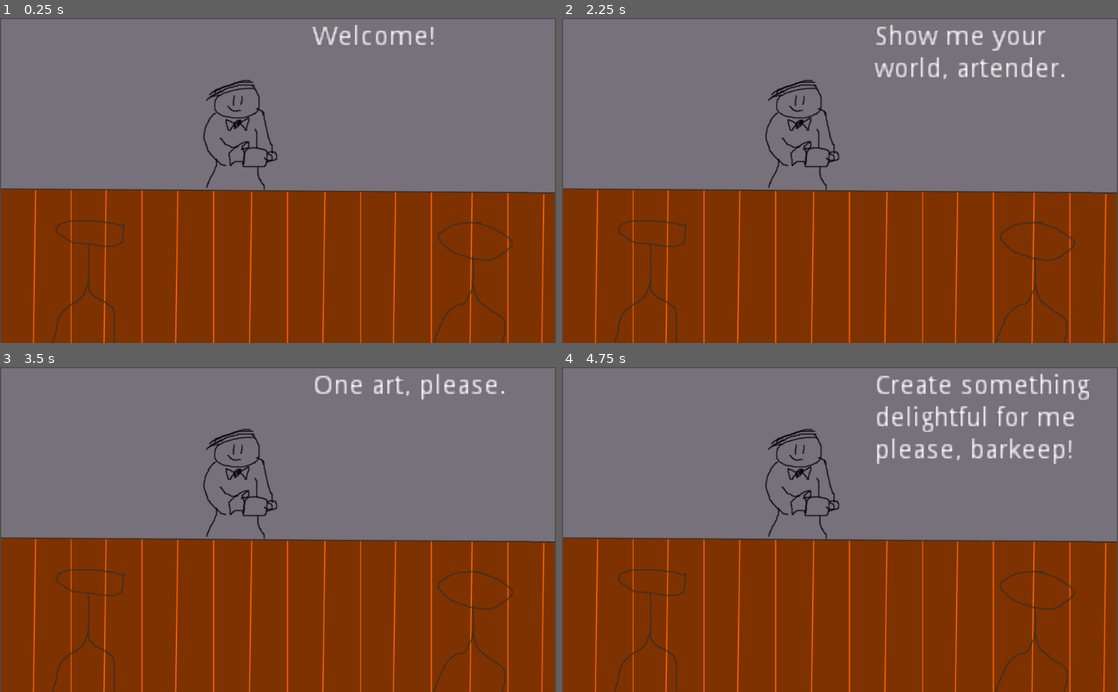
Above: before the commit, frames 1-4 (two rows, left to right).
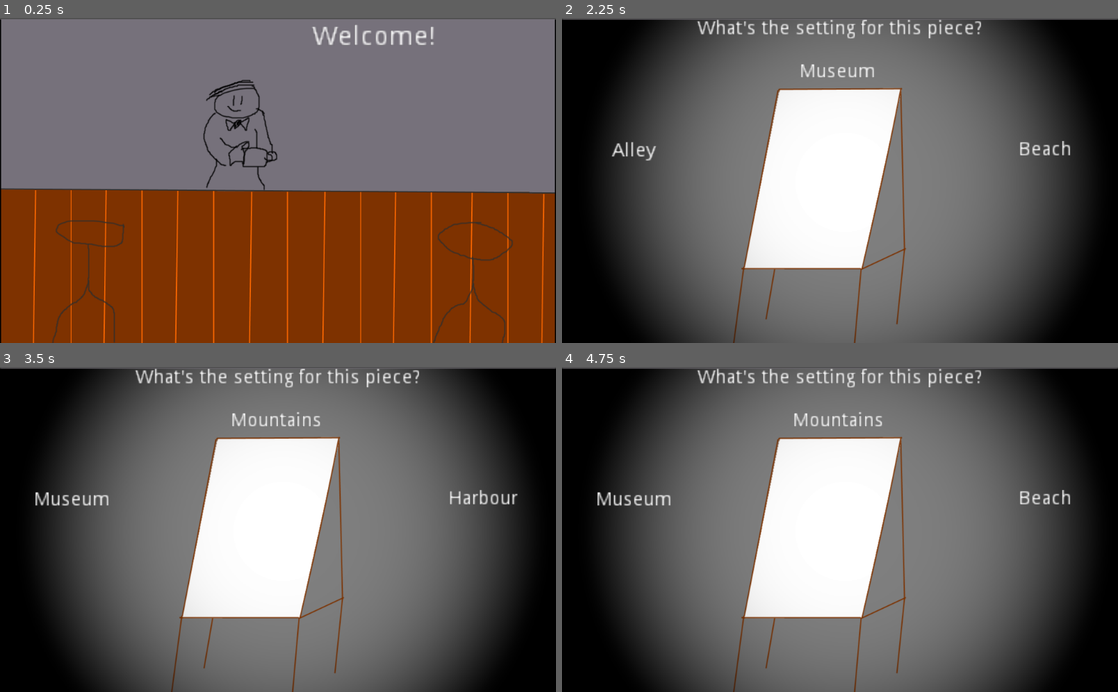
Above: after the commit, the same moments.

Repository: Verslapper/Artender
Game: Godot game, scene res://Main.tscn
Two runs of this game, one before a commit and one after it. Both use one fixed random seed, a clock stepped at 60 frames per second and the inputs below.
Inputs:
- Up to frame 1 (0.25 s): no input
- Up to frame 2 (2.25 s): tap Enter (ui_accept) at 0.5, 0.6, 0.77, 1.07, 1.35, 1.52, 1.82, 2.1 s
- Up to frame 3 (3.5 s): tap Enter (ui_accept) at 2.75, 2.85, 3.02, 3.32 s
- Up to frame 4 (4.75 s): tap Enter (ui_accept) at 3.6, 3.77, 4.07, 4.35, 4.52 s

The runs differ from the first frame. In frame 1, 0.5% of the frame differs, in the area x 0-100%, y 0-100%; in frame 2, 83%; in frame 3, 82%; in frame 4, 83%.

Commit message:
Added easel mode

Diff:
--- /dev/null
+++ b/EaselHUD.tscn
@@ -0,0 +1,121 @@
+[gd_scene load_steps=2 format=2]
+
+[ext_resource path="res://assets/easel.png" type="Texture" id=1]
+
+[node name="EaselHUD" type="CanvasLayer" index="0"]
+
+layer = 3
+offset = Vector2( 0, 0 )
+rotation = 0.0
+scale = Vector2( 1, 1 )
+transform = Transform2D( 1, 0, 0, 1, 0, 0 )
+
+[node name="QuestionLabel" type="Label" parent="." index="0"]
+
+anchor_left = 0.0
+anchor_top = 0.0
+anchor_right = 0.0
+anchor_bottom = 0.0
+margin_left = 170.0
+margin_top = 3.0
+margin_right = 445.0
+margin_bottom = 20.0
+rect_scale = Vector2( 2.5, 2.5 )
+rect_pivot_offset = Vector2( 0, 0 )
+rect_clip_content = false
+mouse_filter = 2
+mouse_default_cursor_shape = 0
+size_flags_horizontal = 1
+size_flags_vertical = 4
+text = "What's the setting for this piece?"
+align = 1
+autowrap = true
+percent_visible = 1.0
+lines_skipped = 0
+max_lines_visible = -1
+_sections_unfolded = [ "Grow Direction", "Rect" ]
+
+[node name="AnswerLeftLabel" type="Label" parent="." index="1"]
+
+anchor_left = 0.0
+anchor_top = 0.0
+anchor_right = 0.0
+anchor_bottom = 0.0
+margin_left = 25.0
+margin_top = 196.0
+margin_right = 112.0
+margin_bottom = 237.0
+rect_scale = Vector2( 2.5, 2.5 )
+rect_pivot_offset = Vector2( 0, 0 )
+rect_clip_content = false
+mouse_filter = 2
+mouse_default_cursor_shape = 0
+size_flags_horizontal = 1
+size_flags_vertical = 4
+text = "Answer Left"
+align = 1
+valign = 1
+autowrap = true
+percent_visible = 1.0
+lines_skipped = 0
+max_lines_visible = -1
+_sections_unfolded = [ "Rect" ]
+
+[node name="AnswerUpLabel" type="Label" parent="." index="2"]
+
+anchor_left = 0.0
+anchor_top = 0.0
+anchor_right = 0.0
+anchor_bottom = 0.0
+margin_left = 400.0
+margin_top = 50.0
+margin_right = 487.0
+margin_bottom = 91.0
+rect_scale = Vector2( 2.5, 2.5 )
+rect_pivot_offset = Vector2( 0, 0 )
+rect_clip_content = false
+mouse_filter = 2
+mouse_default_cursor_shape = 0
+size_flags_horizontal = 1
+size_flags_vertical = 4
+text = "Answer Up"
+align = 1
+valign = 1
+autowrap = true
+percent_visible = 1.0
+lines_skipped = 0
+max_lines_visible = -1
+_sections_unfolded = [ "Rect" ]
+
+[node name="AnswerRightLabel" type="Label" parent="." index="3"]
+
+anchor_left = 0.0
+anchor_top = 0.0
+anchor_right = 0.0
+anchor_bottom = 0.0
+margin_left = 781.0
+margin_top = 194.0
+margin_right = 868.0
+margin_bottom = 235.0
+rect_scale = Vector2( 2.5, 2.5 )
+rect_pivot_offset = Vector2( 0, 0 )
+rect_clip_content = false
+mouse_filter = 2
+mouse_default_cursor_shape = 0
+size_flags_horizontal = 1
+size_flags_vertical = 4
+text = "Answer Right"
+align = 1
+valign = 1
+autowrap = true
+percent_visible = 1.0
+lines_skipped = 0
+max_lines_visible = -1
+_sections_unfolded = [ "Rect" ]
+
+[node name="easel" type="Sprite" parent="." index="4"]
+
+position = Vector2( 521.339, 303.23 )
+z_index = -1
+texture = ExtResource( 1 )
+_sections_unfolded = [ "Visibility", "Z Index" ]
--- a/Main.gd
+++ b/Main.gd
@@ -16,8 +16,11 @@
 var customerGender = ""
 var customerRequests = ["One art, please.", "Create something delightful for me please, barkeep!",
 "Show me your world, artender.", "Make me feel something in my cold, dead heart."]
+var easelMode = false
+var easelStep = 0
 
 func _ready():
+	$EaselHUD.layer = 0
 	randomize()
 	# Called when the node is added to the scene for the first time.
 	# Initialization here
@@ -39,8 +42,11 @@
 	if Input.is_action_just_pressed("ui_accept") && introIndex >= introText.size():
 		if (customerAge == 0):
 			generateCustomer()
+		elif easelMode == false:
+			$HUD/Label.set_text(customerRequests[randi()%customerRequests.size()])
+			easelMode = true
 		else:
-			$HUD/Label.set_text(customerRequests[randi()%customerRequests.size()])
+			startEasel()
 	pass
 
 func generateCustomer():
@@ -56,3 +62,20 @@
 	elapsedSeconds = 0 #reset [press space to advance] prompt
 
 	pass
+
+func startEasel():
+	# set easel background
+	$EaselHUD.layer = 3
+	# present three options
+	var setting1 = settings[randi()%settings.size()]
+	var setting2 = settings[randi()%settings.size()]
+	while (setting2 == setting1):
+		setting2 = settings[randi()%settings.size()]
+	var setting3 = settings[randi()%settings.size()]
+	while (setting3 == setting1 || setting3 == setting2):
+		setting3 = settings[randi()%settings.size()]
+
+	$EaselHUD/AnswerLeftLabel.set_text(setting1)
+	$EaselHUD/AnswerUpLabel.set_text(setting2)
+	$EaselHUD/AnswerRightLabel.set_text(setting3)
+	pass
--- a/Main.tscn
+++ b/Main.tscn
@@ -1,10 +1,11 @@
-[gd_scene load_steps=4 format=2]
+[gd_scene load_steps=5 format=2]
 
 [ext_resource path="res://Main.gd" type="Script" id=1]
 [ext_resource path="res://assets/bar.png" type="Texture" id=2]
 [ext_resource path="res://HUD.tscn" type="PackedScene" id=3]
+[ext_resource path="res://EaselHUD.tscn" type="PackedScene" id=4]
 
-[node name="Main" type="CanvasLayer" index="0"]
+[node name="Main" type="CanvasLayer"]
 
 layer = 1
 offset = Vector2( 0, 0 )
@@ -21,3 +22,5 @@
 [node name="HUD" parent="." index="1" instance=ExtResource( 3 )]
 
 layer = 2
+
+[node name="EaselHUD" parent="." index="2" instance=ExtResource( 4 )]
Binary file added: assets/easel.png
Not shown, added: assets/easel.png.import
